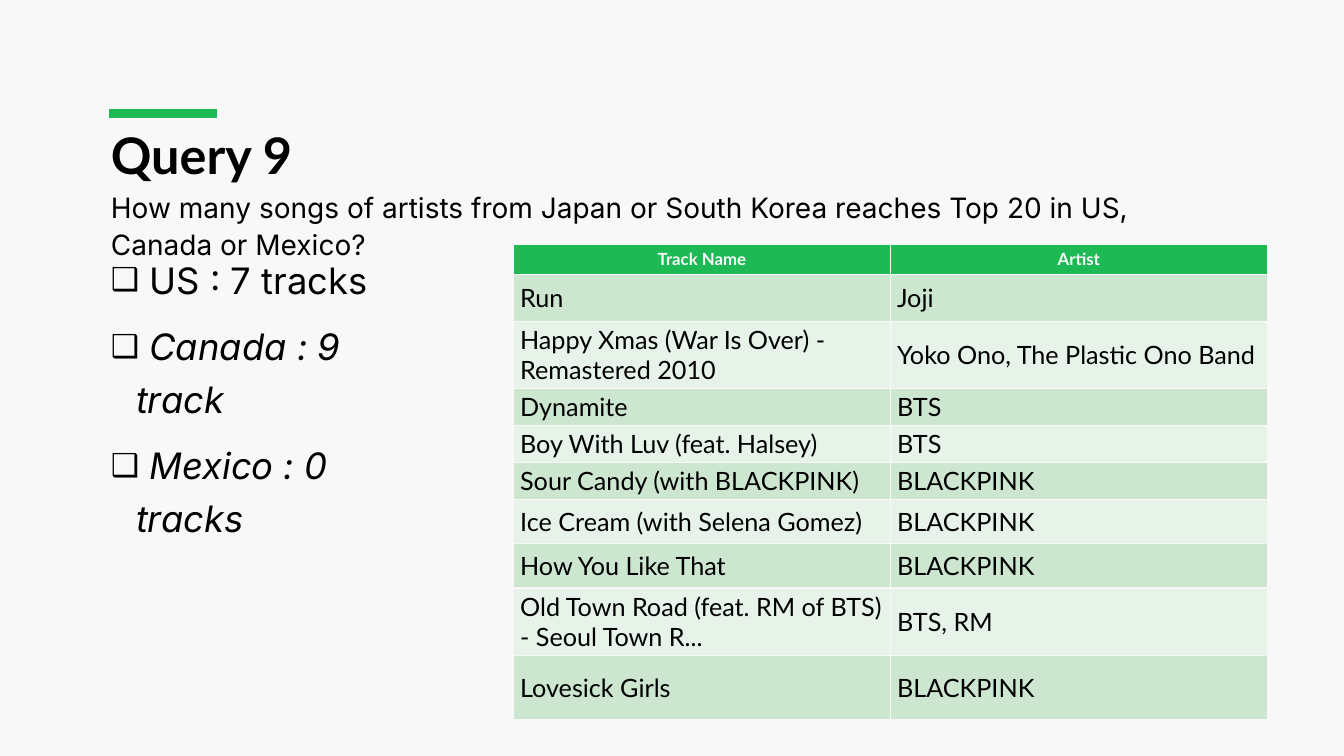
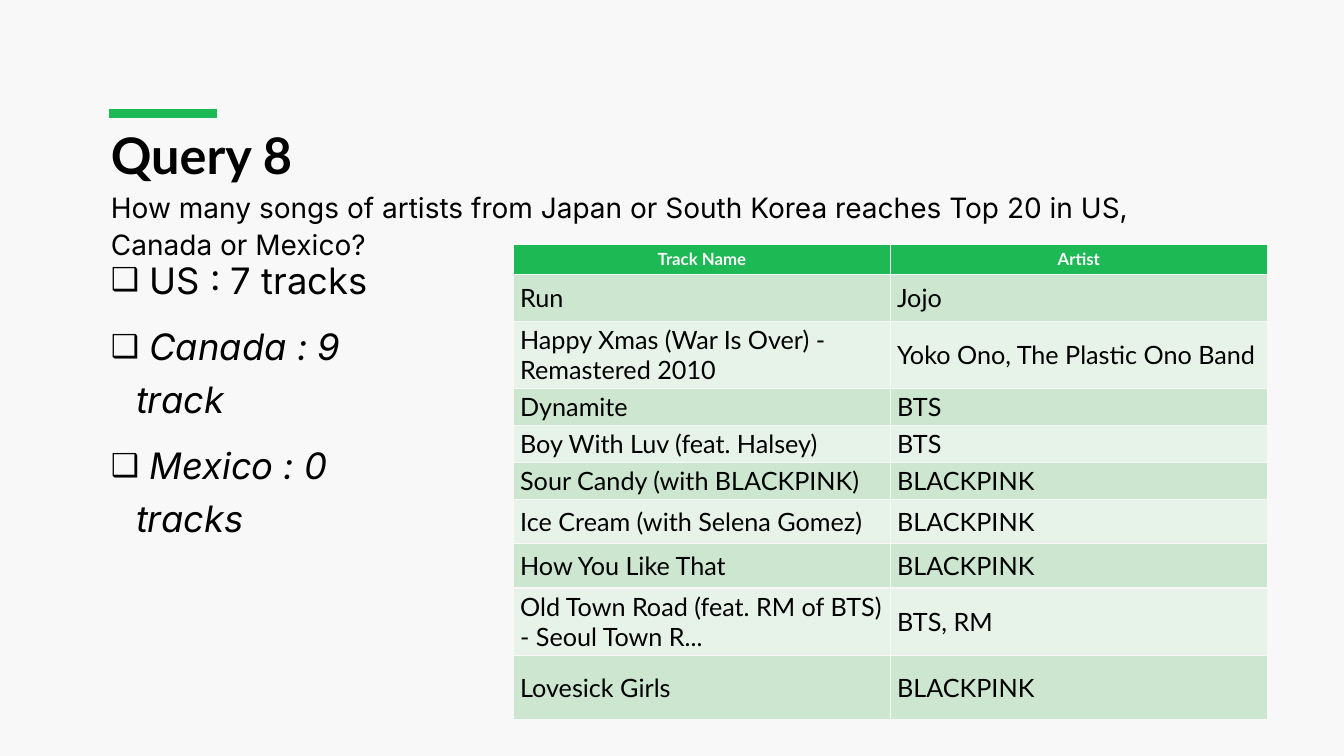
Before and after one commit to luca-martinelli-09/spotify-lod, a slide deck: slide 21 of Spotify_Presentation.pptx (slide 22 before the commit). Drawn at 1344x756 pixels with LibreOffice and Linux fonts; fonts in the diff are those of the drawing. Boxes give left, top, right and bottom in pixels: in the first picture for what was removed or moved away, otherwise in the second. Text is boxed around its words. In the diff, an @@ line names an element or a change of style, - is before the commit and + after.

```diff
--- a/Spotify_Presentation.pptx
+++ b/Spotify_Presentation.pptx
@@ title at (111, 137, 292, 183): text changed @@
-Query 9
+Query 8
@@ table at (513, 244, 1267, 720) @@
-row 2, column 2: Joji
+row 2, column 2: Jojo
```
Also in this commit, not shown: 14 other slides changed, 1 slide added, 1 slide removed, 1 other file.
